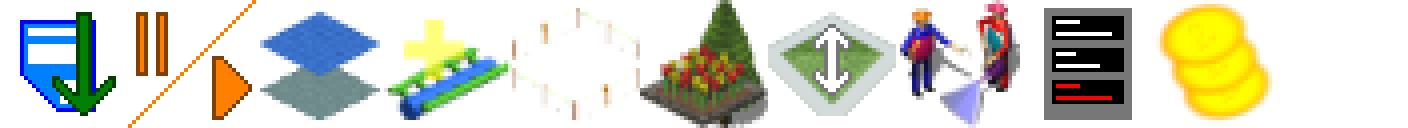
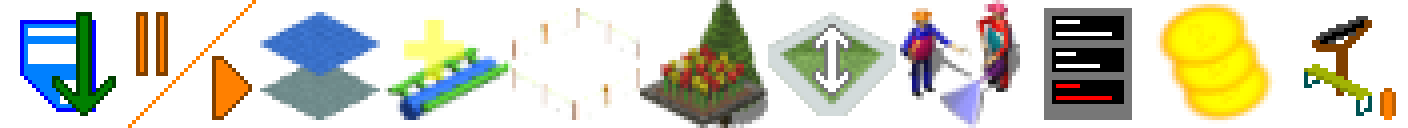
Comparing the layer stacks of the two 1408px x 128px images. Changes:
added layer "Eingefügte Ebene #4" above "Eingefügte Ebene #6" over box(1304, 64, 1372, 116)
added layer "Eingefügte Ebene #6" above "Eingefügte Ebene #5" over box(1380, 88, 1396, 120)
added layer "Eingefügte Ebene #5" above "500" over box(1312, 16, 1372, 96)
